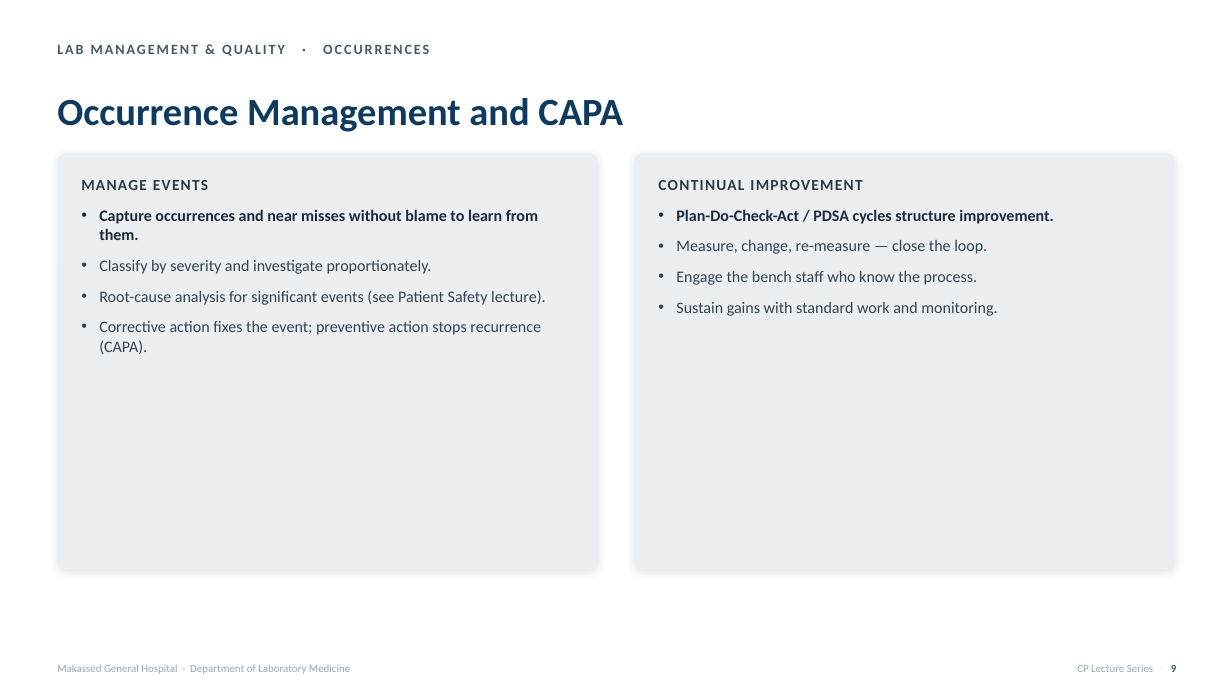
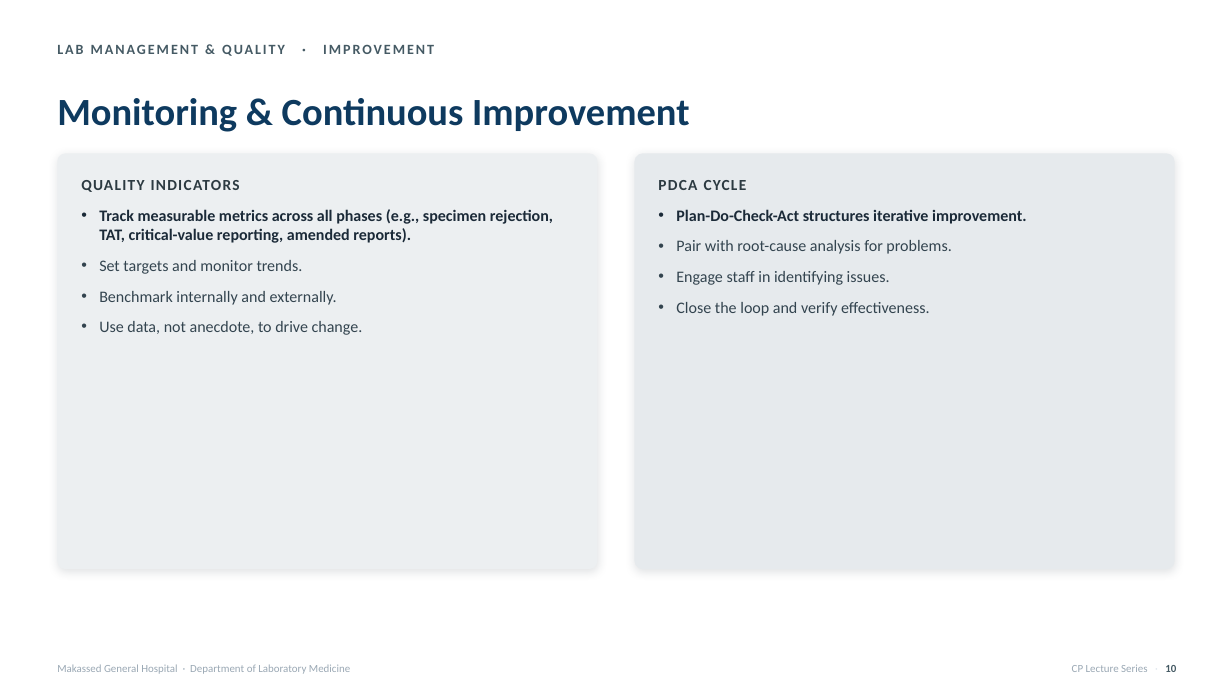
Before and after one commit to omarzbaba/makassed-cp-curriculum, a slide deck: slide 12 of decks/LabMgmt_01_Quality-Management-Systems.pptx (slide 11 before the commit). Drawn at 1232x693 pixels with LibreOffice and Linux fonts; fonts in the diff are those of the drawing. Boxes give left, top, right and bottom in pixels: in the first picture for what was removed or moved away, otherwise in the second. Text is boxed around its words. In the diff, an @@ line names an element or a change of style, - is before the commit and + after.

```diff
--- a/decks/LabMgmt_01_Quality-Management-Systems.pptx
+++ b/decks/LabMgmt_01_Quality-Management-Systems.pptx
@@ text at (57, 44, 434, 56): text changed @@
-LAB MANAGEMENT & QUALITY · OCCURRENCES
+LAB MANAGEMENT & QUALITY · IMPROVEMENT
@@ text at (57, 98, 689, 132): text changed @@
-Occurrence Management and CAPA
+Monitoring & Continuous Improvement
@@ rounded rectangle at (635, 153, 1176, 569): fill #ECEFF1 to #E6EAED @@
@@ text at (81, 180, 240, 192): text changed @@
-MANAGE EVENTS
+QUALITY INDICATORS
@@ text at (99, 209, 553, 335): text changed; text colour #33444F to #1B2A38; bold on @@
-• Capture occurrences and near misses without blame to learn from them.
-• Classify by severity and investigate proportionately.
-• Root-cause analysis for significant events (see Patient Safety lecture).
-• Corrective action fixes the event; preventive action stops recurrence (CAPA).
+• Track measurable metrics across all phases (e.g., specimen rejection, TAT, critical-value reporting, amended reports).
+• Set targets and monitor trends.
+• Benchmark internally and externally.
+• Use data, not anecdote, to drive change.
@@ text at (658, 180, 747, 190): text changed @@
-CONTINUAL IMPROVEMENT
+PDCA CYCLE
@@ text at (676, 209, 1026, 316): text changed @@
-• Plan-Do-Check-Act / PDSA cycles structure improvement.
-• Measure, change, re-measure — close the loop.
-• Engage the bench staff who know the process.
-• Sustain gains with standard work and monitoring.
+• Plan-Do-Check-Act structures iterative improvement.
+• Pair with root-cause analysis for problems.
+• Engage staff in identifying issues.
+• Close the loop and verify effectiveness.
@@ text at (1072, 664, 1176, 672): text changed @@
-CP Lecture Series · 9
+CP Lecture Series · 10
```
Also in this commit, not shown: 18 other slides changed, 5 slides added, 1 slide removed, 30 other files.
